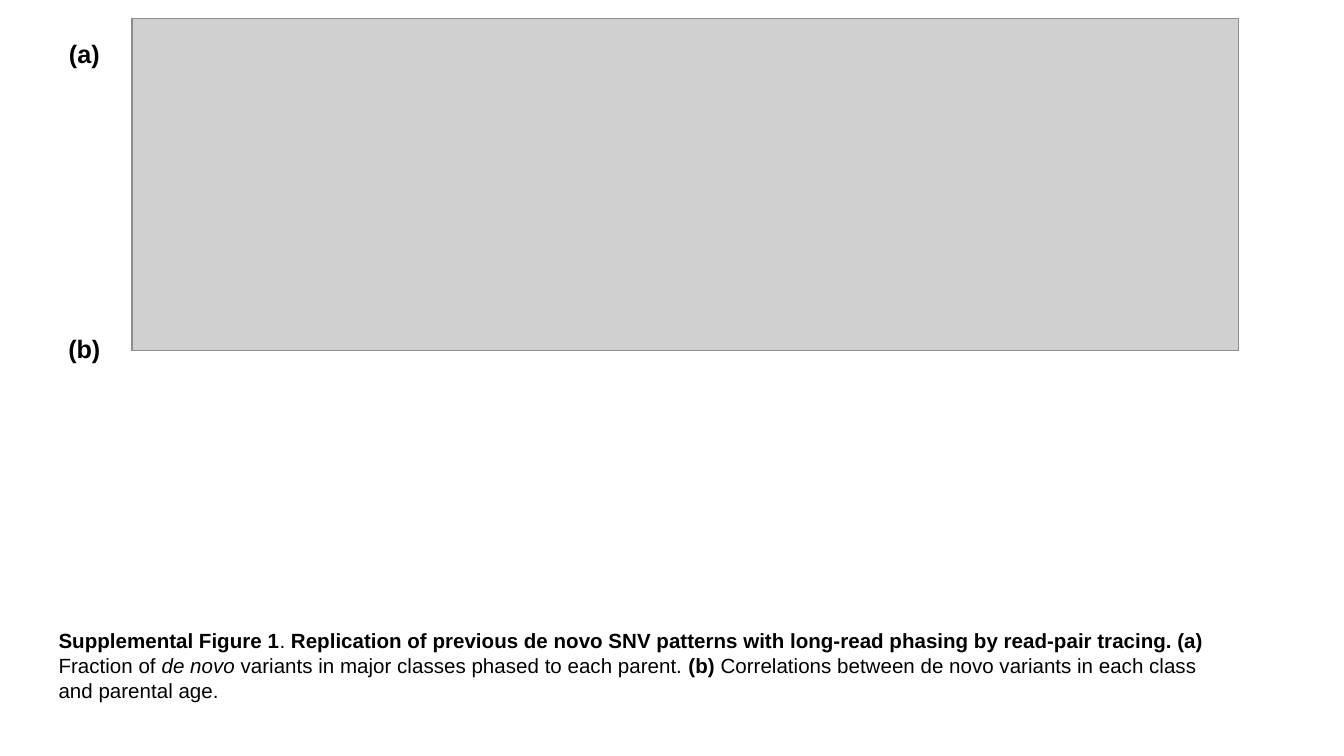
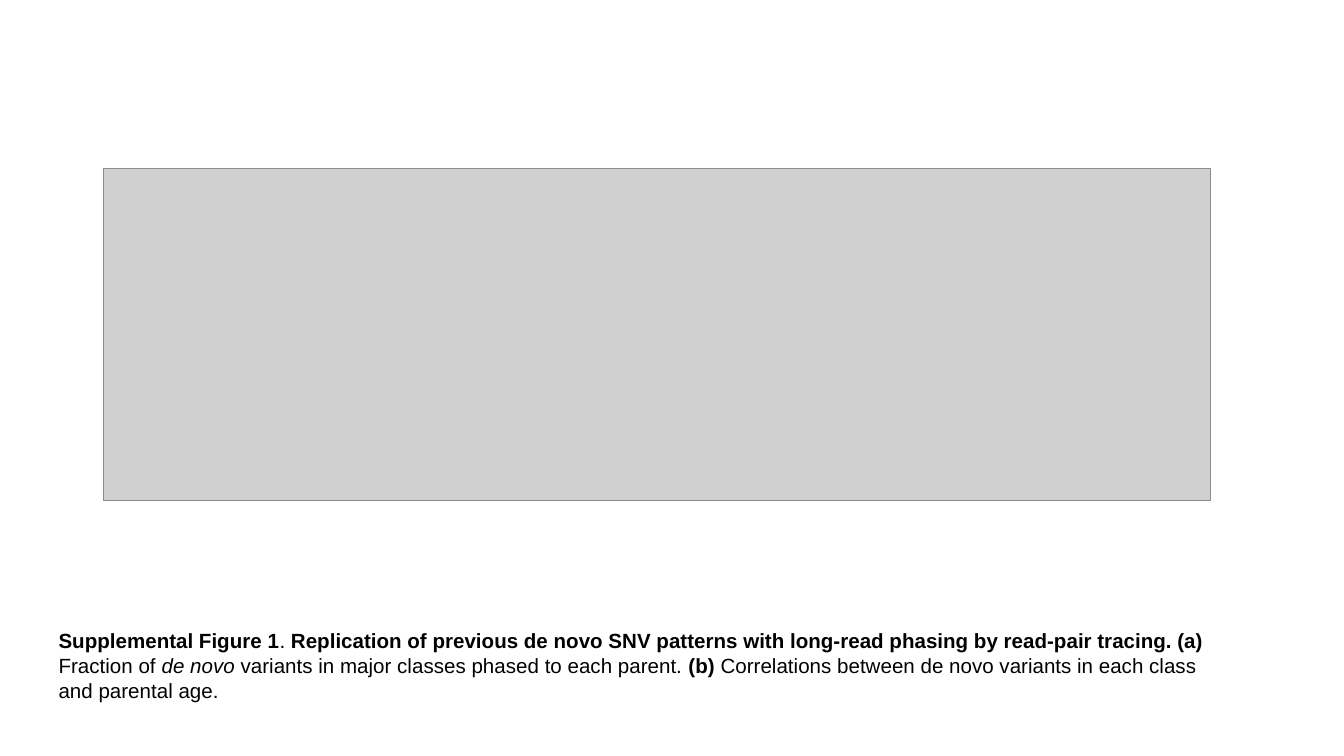
Before and after one commit to allisonseiden/longreadclustersequencing, a slide deck: slide 4 of manuscript/long_read_DNV_figures.pptx. Drawn at 1344x756 pixels with LibreOffice and Linux fonts; fonts in the diff are those of the drawing; grey boxes stand for pictures. Boxes give left, top, right and bottom in pixels: in the first picture for what was removed or moved away, otherwise in the second. Text is boxed around its words. In the diff, an @@ line names an element or a change of style, - is before the commit and + after.

```diff
--- a/manuscript/long_read_DNV_figures.pptx
+++ b/manuscript/long_read_DNV_figures.pptx
@@ text removed at [69,44,100,69] @@
-(a)
@@ picture: place and size @@
-picture at [132,19,1238,351]
+picture at [103,169,1210,501]
@@ text removed at [68,339,100,364] @@
-(b)
```
Also in this commit, not shown: 2 slides added, 7 other files.
